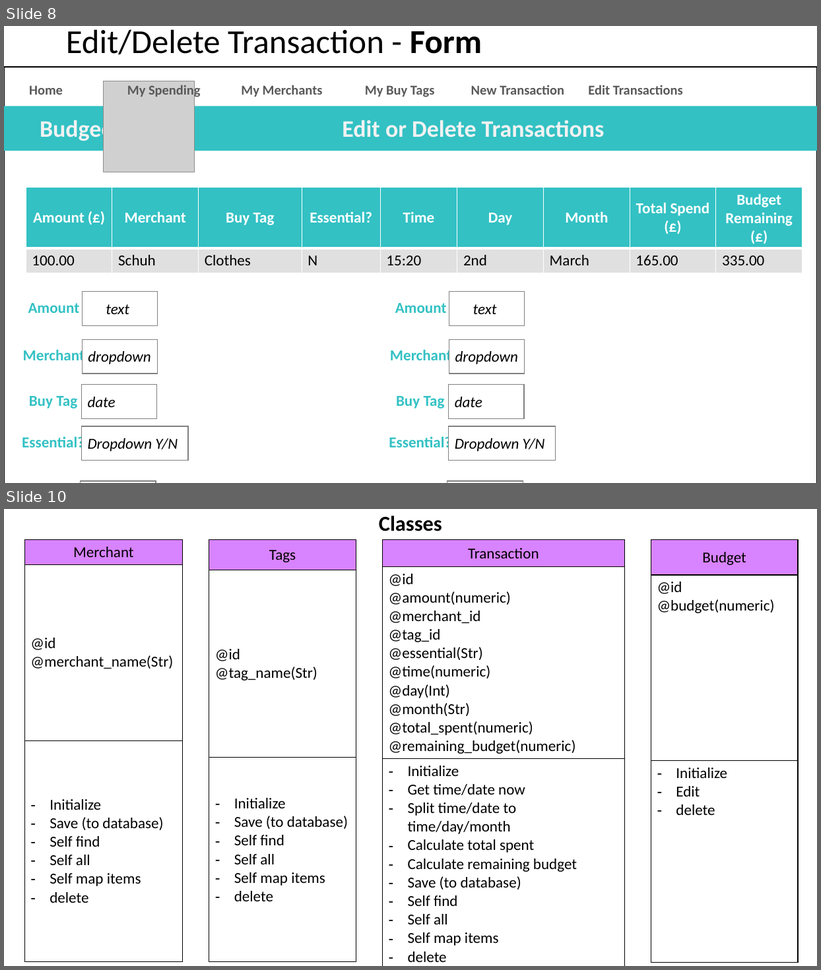
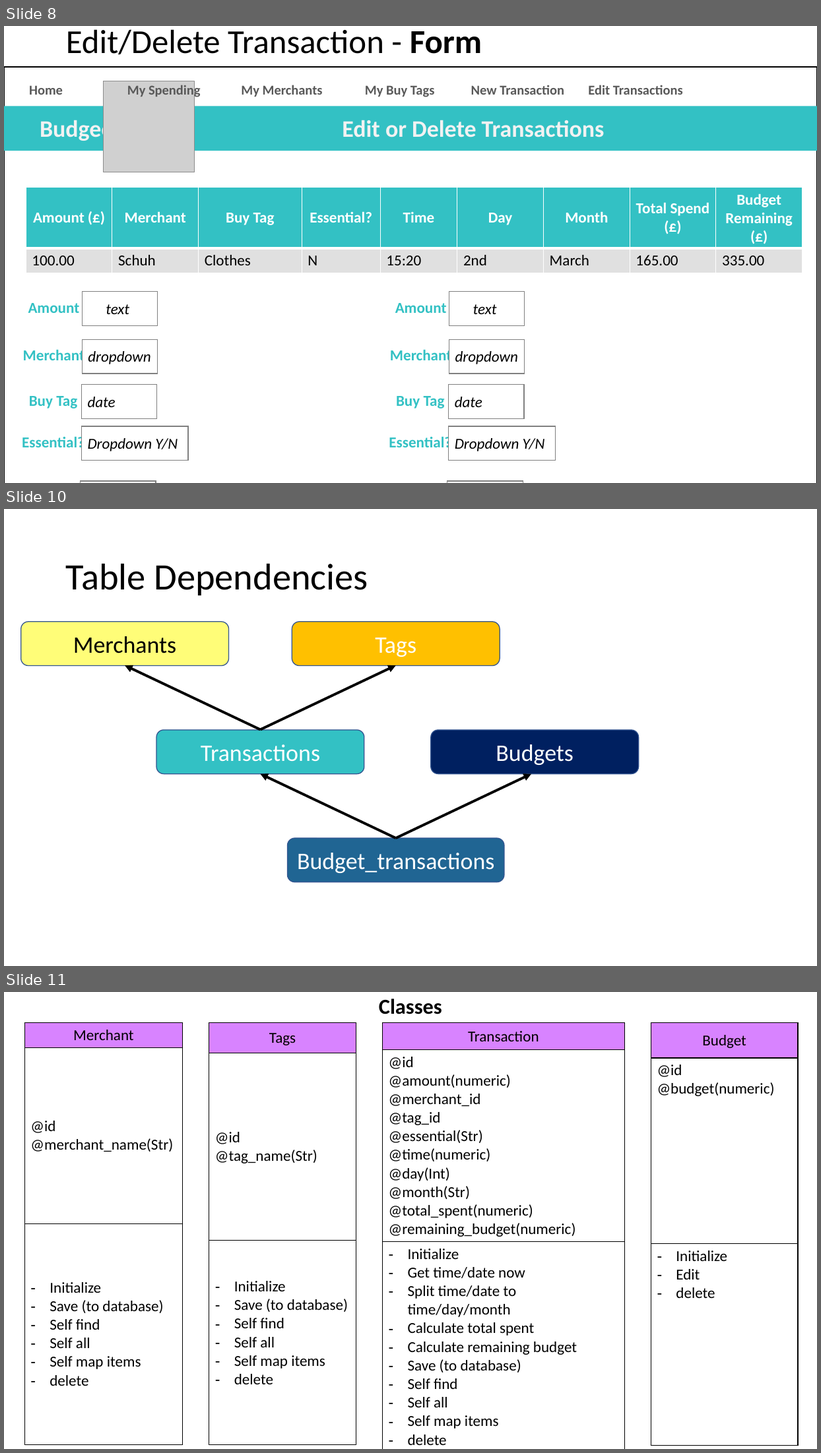
Before and after one commit to catf62/Budgee, a slide deck: Plans_Project_Management/Budget_App_Plan_08Nov2018.pptx. Shown one above the other, each under a label of ours: slides 8 and 10 before the commit, slides 8, 10 and 11 after it; the slides between them are not shown. The pictures are 821x970 and 821x1453 pixels, drawn with LibreOffice and Linux fonts; fonts in the diff are those of the drawing; grey boxes stand for pictures. Boxes give left, top, right and bottom in pixels: in the first picture for what was removed or moved away, otherwise in the second. Text is boxed around its words. In the diff, an @@ line names an element or a change of style, - is before the commit and + after.

Commit message:
budgets and budget_transcations tables and table dependency diagram added to ppt

```diff
--- a/Plans_Project_Management/Budget_App_Plan_08Nov2018.pptx
+++ b/Plans_Project_Management/Budget_App_Plan_08Nov2018.pptx
@@ slide 10 added at (4,509,817,966), background #FFFFFF @@
@@ title added at (66,563,368,595), 44 pt, text #000000 @@
+Table Dependencies
@@ rounded rectangle added at (21,622,229,666), fill #FFFD78, outline #325491 1 pt, 28 pt, text #000000 @@
+Merchants
@@ rounded rectangle added at (292,622,500,666), fill #FFC000, outline #325491 1 pt, 28 pt, text #FFFFFF @@
+Tags
@@ arrow added from (260, 730) to (125, 666), #000000 3 pt @@
@@ arrow added from (260, 730) to (396, 666), #000000 3 pt @@
@@ rounded rectangle added at (156,730,364,774), fill #33C1C4, outline #325491 1 pt, 28 pt, text #FFFFFF @@
+Transactions
@@ rounded rectangle added at (431,730,639,774), fill #002060, outline #325491 1 pt, 28 pt, text #FFFFFF @@
+Budgets
@@ arrow added from (396, 838) to (260, 774), #000000 3 pt @@
@@ arrow added from (396, 838) to (531, 774), #000000 3 pt @@
@@ rounded rectangle added at (288,838,505,883), fill #206593, outline #325491 1 pt, 28 pt, text #FFFFFF @@
+Budget_transactions
@@ what was slide 10 is now slide 11 @@
```
Also in this commit, not shown: 2 slides changed, 1 other slide added, 1 other file.
